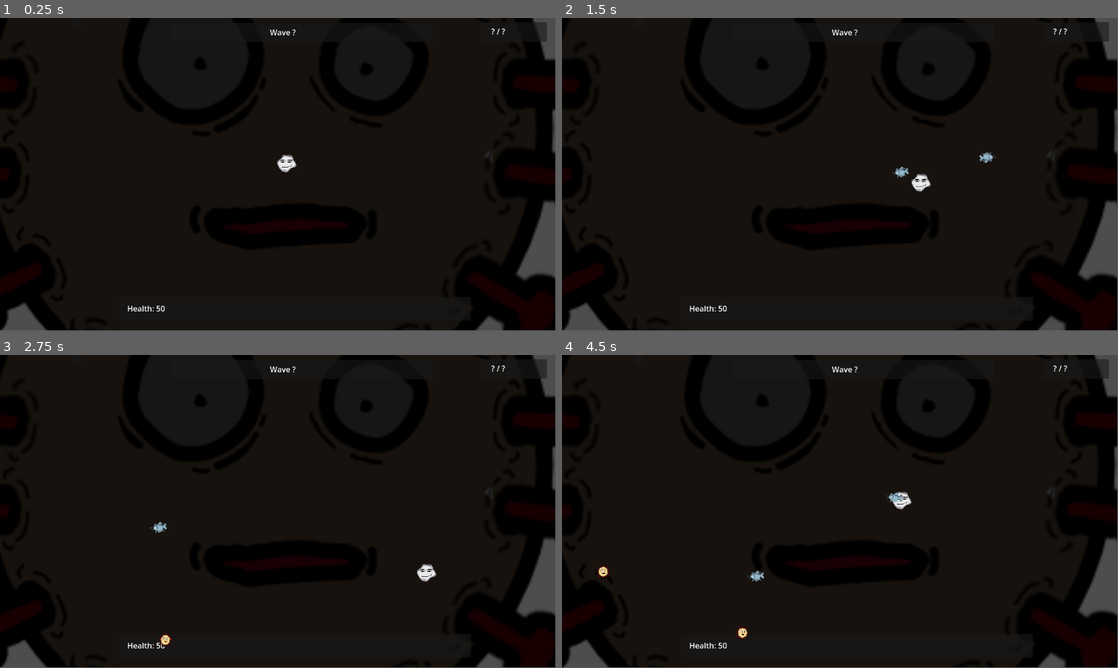
Above: before the commit, frames 1-4 (two rows, left to right).
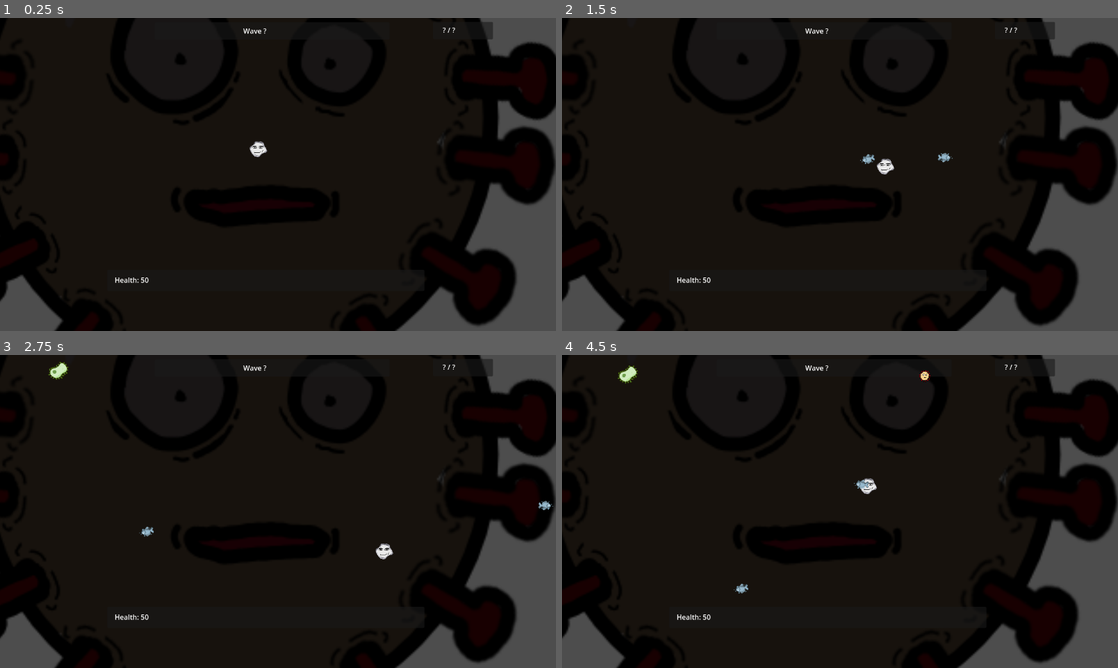
Above: after the commit, the same moments.

Repository: shirograhm/Project-Powerhouse
Game: Godot game, scene res://scenes/game.tscn
Same seed, same stepped clock (60 frames per second), same inputs: the game is played once before the commit and once after it.
Inputs (mouse positions are in pixels of both pictures, inside the frame that each line leads up to):
- Up to frame 1 (0.25 s): no input
- Up to frame 2 (1.5 s): tap Enter at 0.5 s; move the mouse to (962, 158) at 0.52 s; press the mouse at (962, 158) at 0.53 s; hold D (right) 0.53-1.28 s; move the mouse to (728, 190) at 1.27 s; release the mouse at (728, 190) at 1.28 s; hold S (down) from 1.28 s (still down); click (728, 190) at 1.35 s
- Up to frame 3 (2.75 s): move the mouse to (333, 442) at 2.02 s; release S (down) at 2.03 s; press the mouse at (333, 442) at 2.03 s; hold D (right) from 2.03 s (still down)
- Up to frame 4 (4.5 s): move the mouse to (812, 574) at 2.77 s; release D (right) at 2.78 s; release the mouse at (812, 574) at 2.78 s; hold W (up) 2.78-3.53 s; click (812, 574) at 2.85 s; move the mouse to (1006, 558) at 3.52 s; press the mouse at (1006, 558) at 3.53 s; hold A (left) from 3.53 s (still down); move the mouse to (673, 464) at 4.27 s; release the mouse at (673, 464) at 4.28 s; click (673, 464) at 4.35 s
In our replay, the window is 799x449 before the commit and 800x450 after it. These sizes can differ from the game's own. Grey fills any space a smaller window leaves; there, only what the larger window draws over its background counts as a difference.

The runs differ from the first frame. In frame 1, 8.2% of the frame differs, in the area x 0-100%, y 0-100%; in frame 2, 8.5%; in frame 3, 8.6%; in frame 4, 8.7%.

Commit message:
Viewport resize, global autoload script

Diff:
--- a/projectpowerhouse/project.godot
+++ b/projectpowerhouse/project.godot
@@ -14,6 +14,15 @@
 run/main_scene="res://scenes/game.tscn"
 config/features=PackedStringArray("4.3", "GL Compatibility")
 config/icon="res://icon.svg"
+
+[autoload]
+
+Global="*res://scripts/global.gd"
+
+[display]
+
+window/size/viewport_width=1280
+window/size/viewport_height=720
 
 [input]
 
--- a/projectpowerhouse/scripts/enemies/spawner.gd
+++ b/projectpowerhouse/scripts/enemies/spawner.gd
@@ -38,9 +38,7 @@
 			weight = spawnables[i].spawn_chance;
 		weights.append(weight)
 
-#	TODO: Move to global.gd
-	var rng := RandomNumberGenerator.new()
-	var index = rng.rand_weighted(weights)
+	var index = Global.rng.rand_weighted(weights)
 
 	var instance = spawnables[index].spawn_scene.instantiate() as enemy_base;
 	var ratio = randf() * total_size
--- /dev/null
+++ b/projectpowerhouse/scripts/global.gd
@@ -0,0 +1,6 @@
+extends Node
+
+var rng := RandomNumberGenerator.new()
+
+func _ready() -> void:
+	pass
